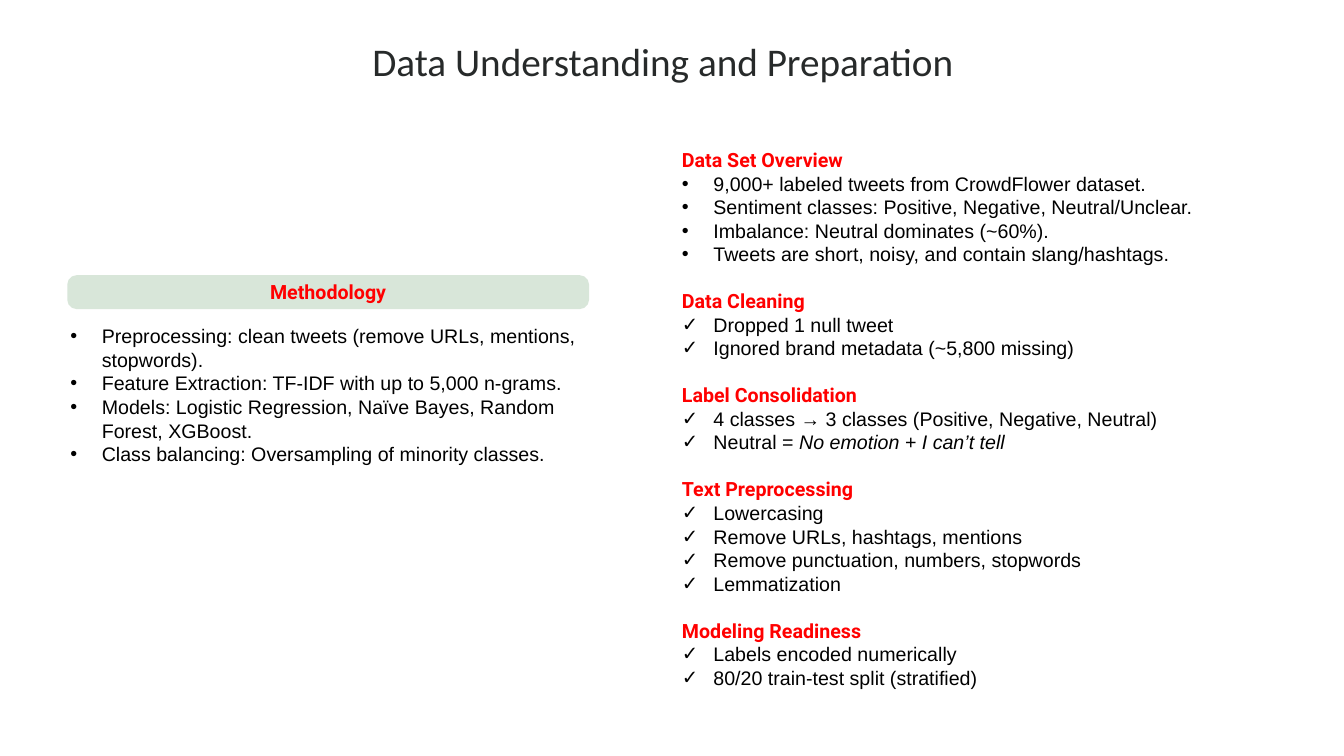
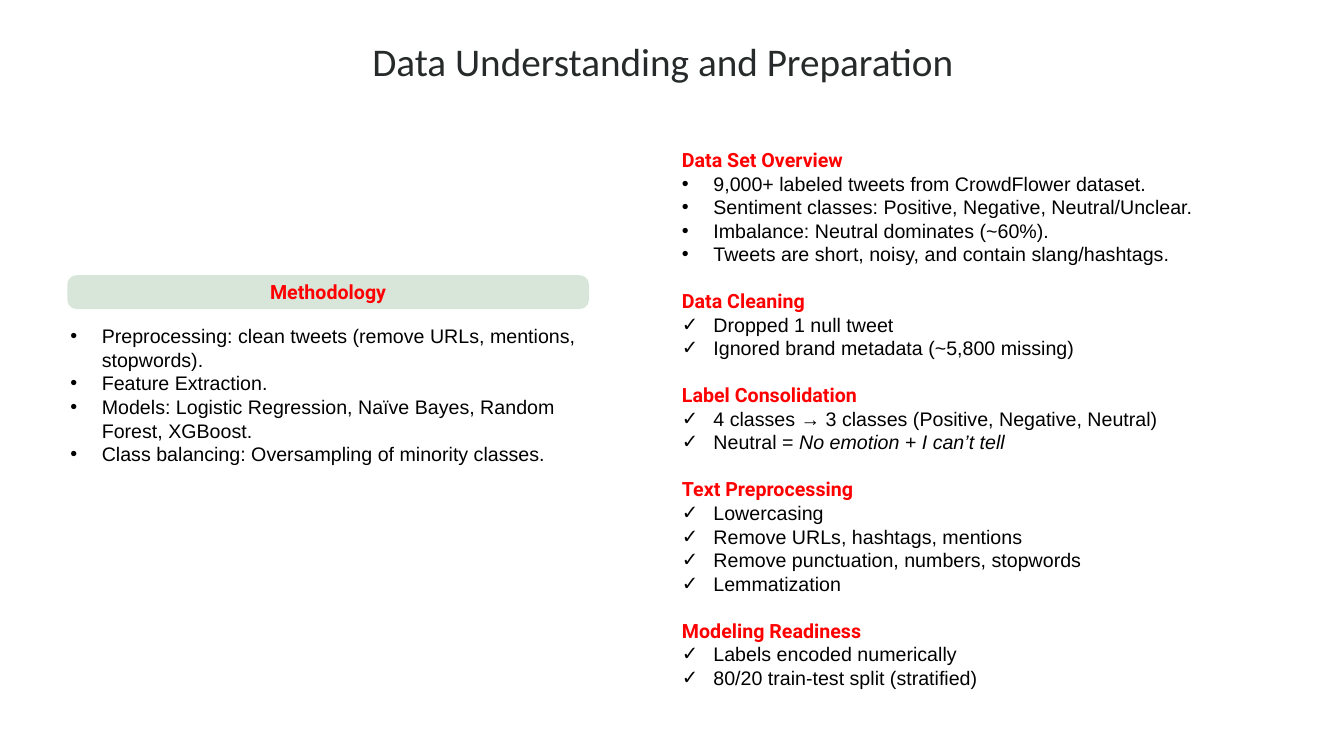
Before and after one commit to KaiFa254/Group_3_NLP_Project_Phase4, a slide deck: slide 5 of presentations/Sentiment_Analysis_of_Tweets_Directed_at_Appl_Google_Products.pptx. Drawn at 1344x756 pixels with LibreOffice and Linux fonts; fonts in the diff are those of the drawing; background and template pictures are left out. Boxes give left, top, right and bottom in pixels: in the first picture for what was removed or moved away, otherwise in the second. Text is boxed around its words. In the diff, an @@ line names an element or a change of style, - is before the commit and + after.

```diff
--- a/presentations/Sentiment_Analysis_of_Tweets_Directed_at_Appl_Google_Products.pptx
+++ b/presentations/Sentiment_Analysis_of_Tweets_Directed_at_Appl_Google_Products.pptx
@@ text at (x1=102, y1=375, x2=268, y2=391): text changed @@
-• Feature Extraction: TF-IDF with up to 5,000 n-grams.
+• Feature Extraction.
```
Also in this commit, not shown: 6 other slides changed, 3 slides added, 2 slides removed.
